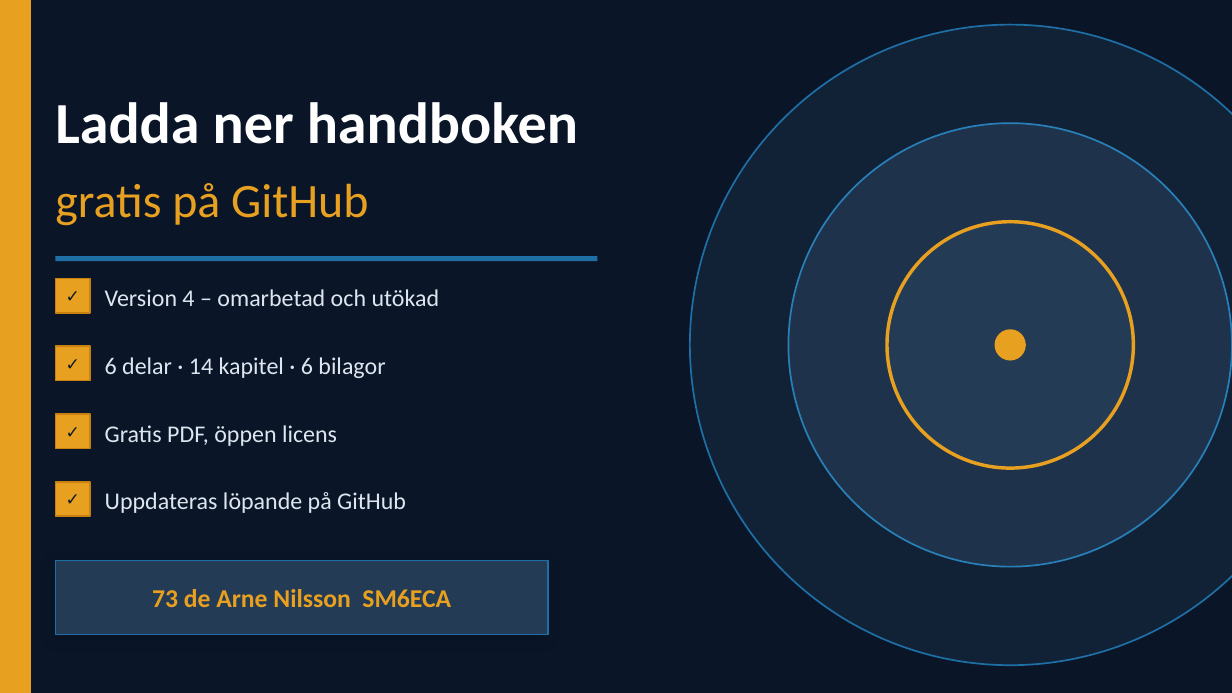
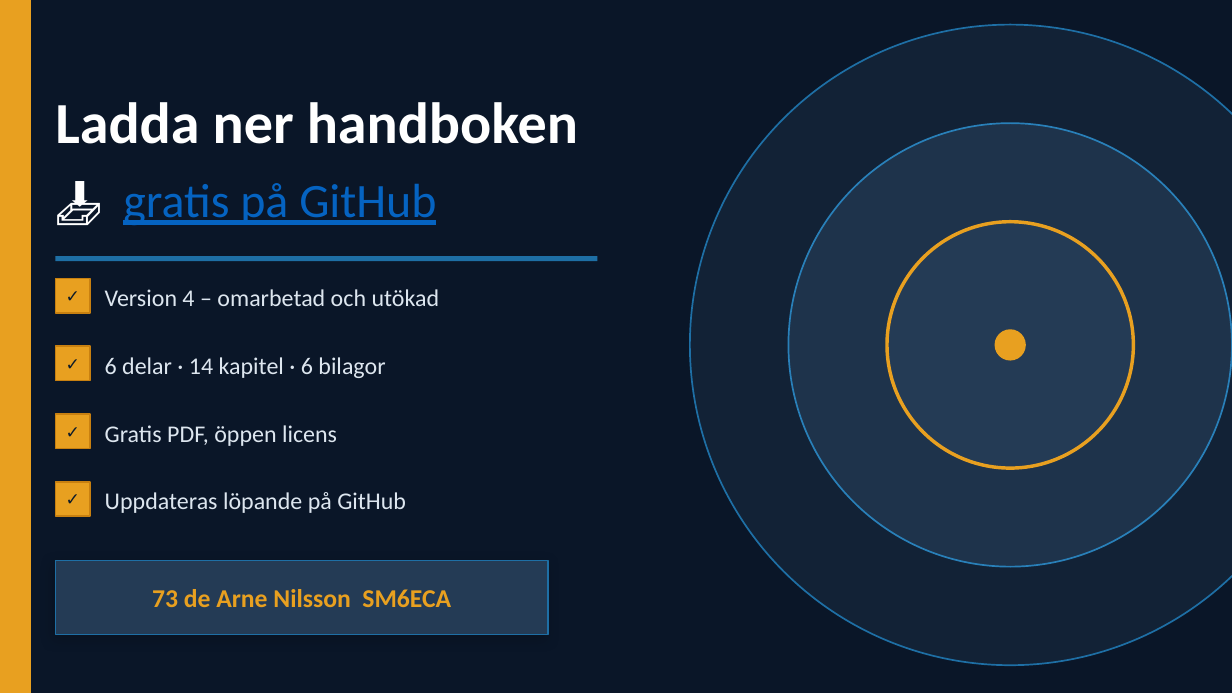
Before and after one commit to sm7eca/nanoVNA-handbok, a slide deck: slide 10 of NanoVNA_Handbok_Presentation.pptx. Drawn at 1232x693 pixels with LibreOffice and Linux fonts; fonts in the diff are those of the drawing. Boxes give left, top, right and bottom in pixels: in the first picture for what was removed or moved away, otherwise in the second. Text is boxed around its words. In the diff, an @@ line names an element or a change of style, - is before the commit and + after.

```diff
--- a/NanoVNA_Handbok_Presentation.pptx
+++ b/NanoVNA_Handbok_Presentation.pptx
@@ text at (123, 183, 436, 225): text changed; text colour #E8A020 to #0563C1 @@
-gratis på GitHub
+📥 gratis på GitHub
```
Also in this commit, not shown: 1 other slide changed.
